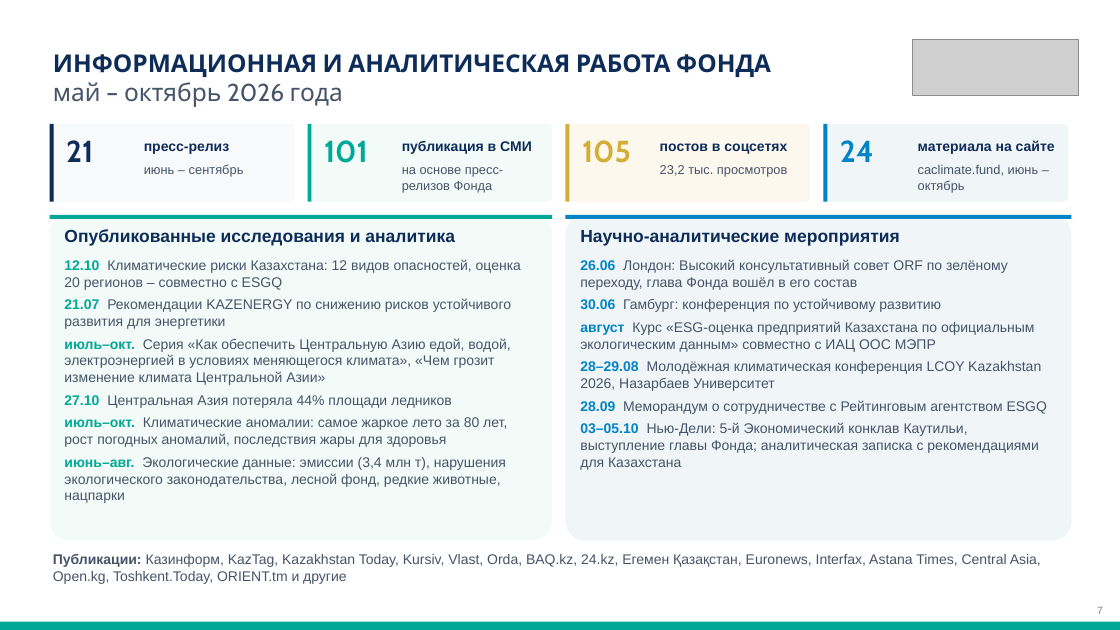
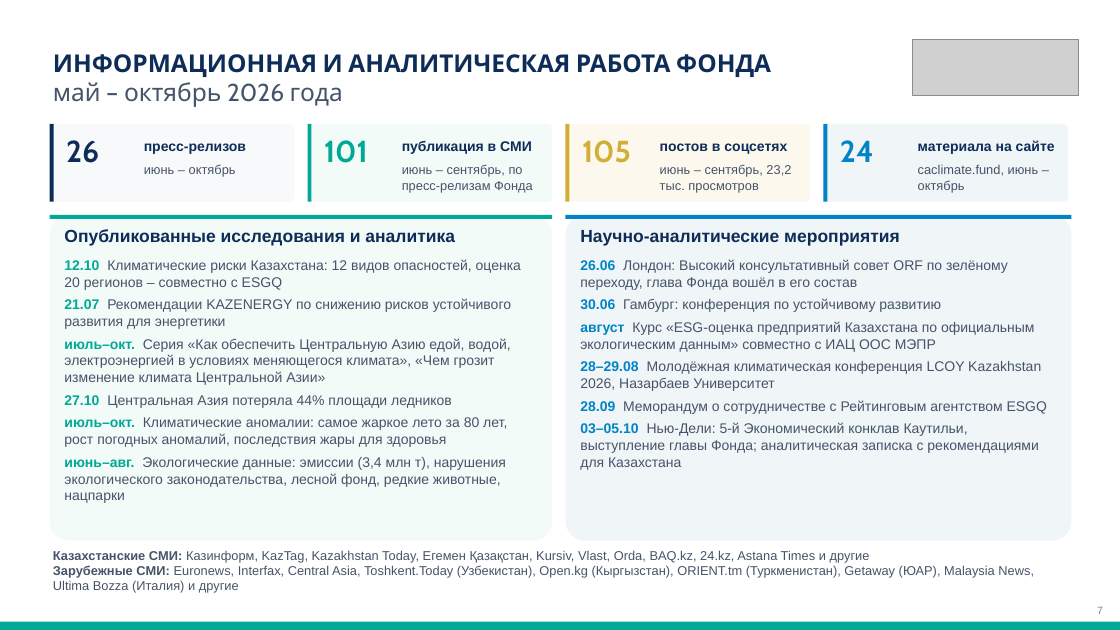
Before and after one commit to murat01042014/obsidian-vault, a slide deck: slide 7 of TAZA/_документы/Презентация для партнёров – ЦАКФ и Таза Қазақстан.pptx. Drawn at 1120x630 pixels with LibreOffice and Linux fonts; fonts in the diff are those of the drawing; grey boxes stand for pictures. Boxes give left, top, right and bottom in pixels: in the first picture for what was removed or moved away, otherwise in the second. Text is boxed around its words. In the diff, an @@ line names an element or a change of style, - is before the commit and + after.

```diff
--- a/TAZA/_документы/Презентация для партнёров – ЦАКФ и Таза Қазақстан.pptx
+++ b/TAZA/_документы/Презентация для партнёров – ЦАКФ и Таза Қазақстан.pptx
@@ text at (66,140,99,163): text changed @@
-21
+26
@@ text at (144,143,246,154): text changed @@
-пресс-релиз
+пресс-релизов
@@ text at (144,164,236,177): text changed @@
-июнь – сентябрь
+июнь – октябрь
@@ text at (402,164,533,193): text changed @@
-на основе пресс-релизов Фонда
+июнь – сентябрь, по пресс-релизам Фонда
@@ text at (660,164,791,193): text changed @@
-23,2 тыс. просмотров
+июнь – сентябрь, 23,2 тыс. просмотров
@@ text at (53,550,1034,593): text changed; size 12 to 11 pt @@
-Публикации: Казинформ, KazTag, Kazakhstan Today, Kursiv, Vlast, Orda, BAQ.kz, 24.kz, Егемен Қазақстан, Euronews, Interfax, Astana Times, Central Asia, Open.kg, Toshkent.Today, ORIENT.tm и другие
+Казахстанские СМИ: Казинформ, KazTag, Kazakhstan Today, Егемен Қазақстан, Kursiv, Vlast, Orda, BAQ.kz, 24.kz, Astana Times и другие
+Зарубежные СМИ: Euronews, Interfax, Central Asia, Toshkent.Today (Узбекистан), Open.kg (Кыргызстан), ORIENT.tm (Туркменистан), Getaway (ЮАР), Malaysia News, Ultima Bozza (Италия) и другие
```
Also in this commit, not shown: 1 other file.
